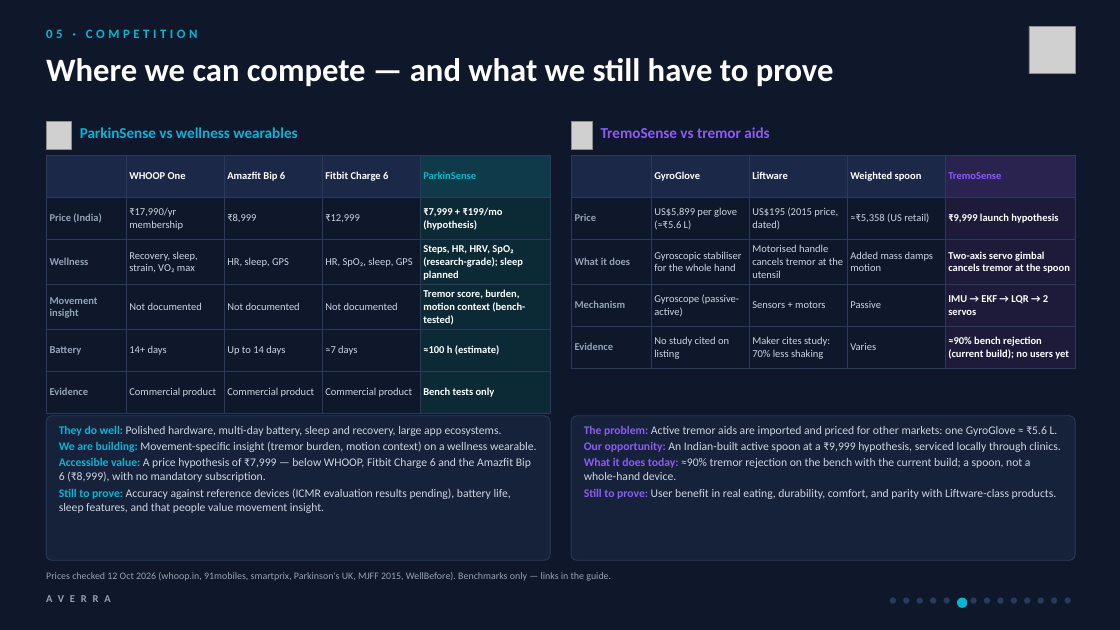
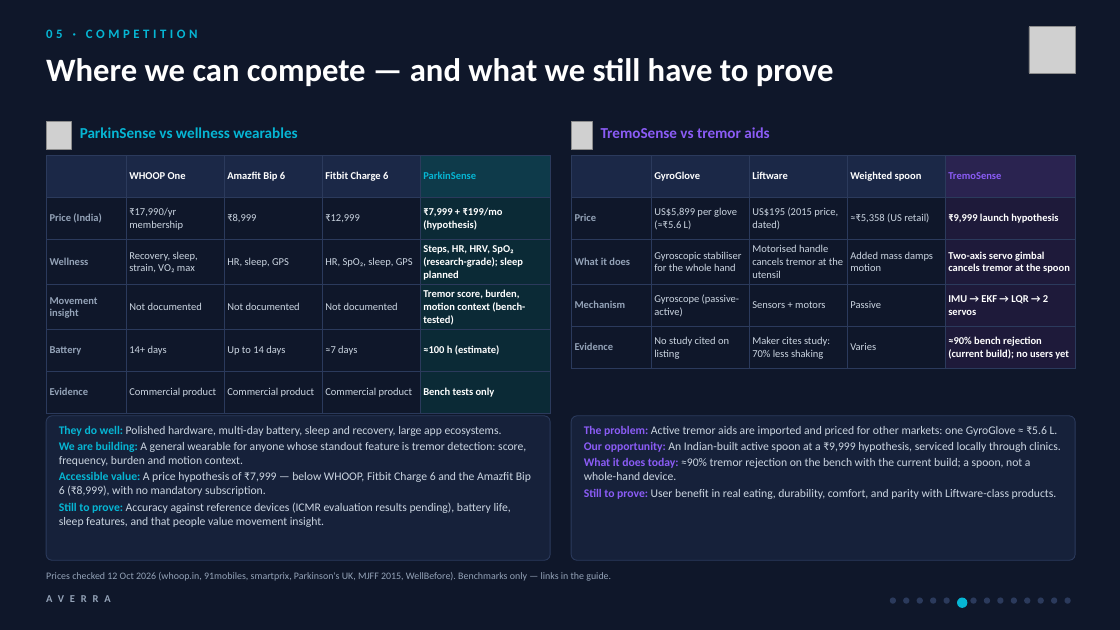
Before and after one commit to sudo-pranshu/AVERRA, a slide deck: slide 6 of deck/AVERRA_Pitch.pptx. Drawn at 1120x630 pixels with LibreOffice and Linux fonts; fonts in the diff are those of the drawing; grey boxes stand for pictures. Boxes give left, top, right and bottom in pixels: in the first picture for what was removed or moved away, otherwise in the second. Text is boxed around its words. In the diff, an @@ line names an element or a change of style, - is before the commit and + after.

```diff
--- a/deck/AVERRA_Pitch.pptx
+++ b/deck/AVERRA_Pitch.pptx
@@ text at box(59, 442, 526, 466): text changed @@
-We are building: Movement-specific insight (tremor burden, motion context) on a wellness wearable.
+We are building: A general wearable for anyone whose standout feature is tremor detection: score, frequency, burden and motion context.
```
Also in this commit, not shown: 5 other slides changed, 11 other files.
